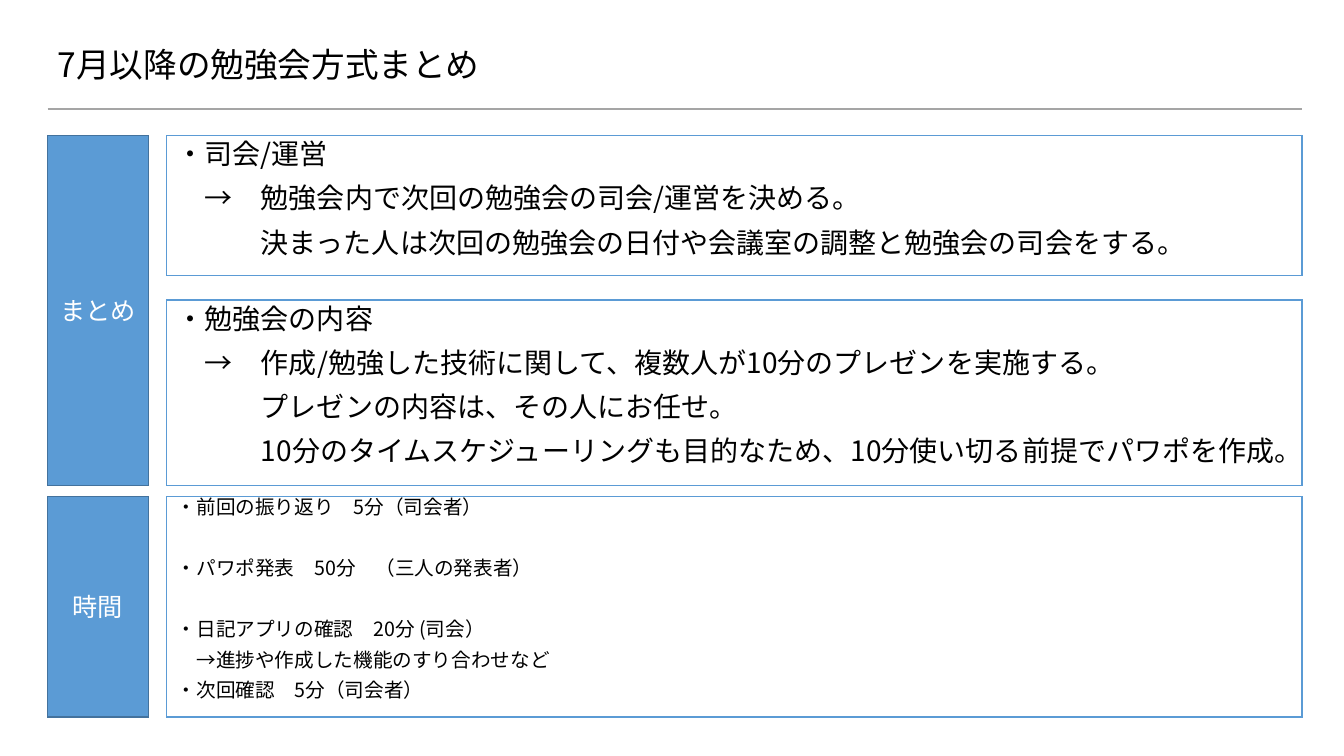
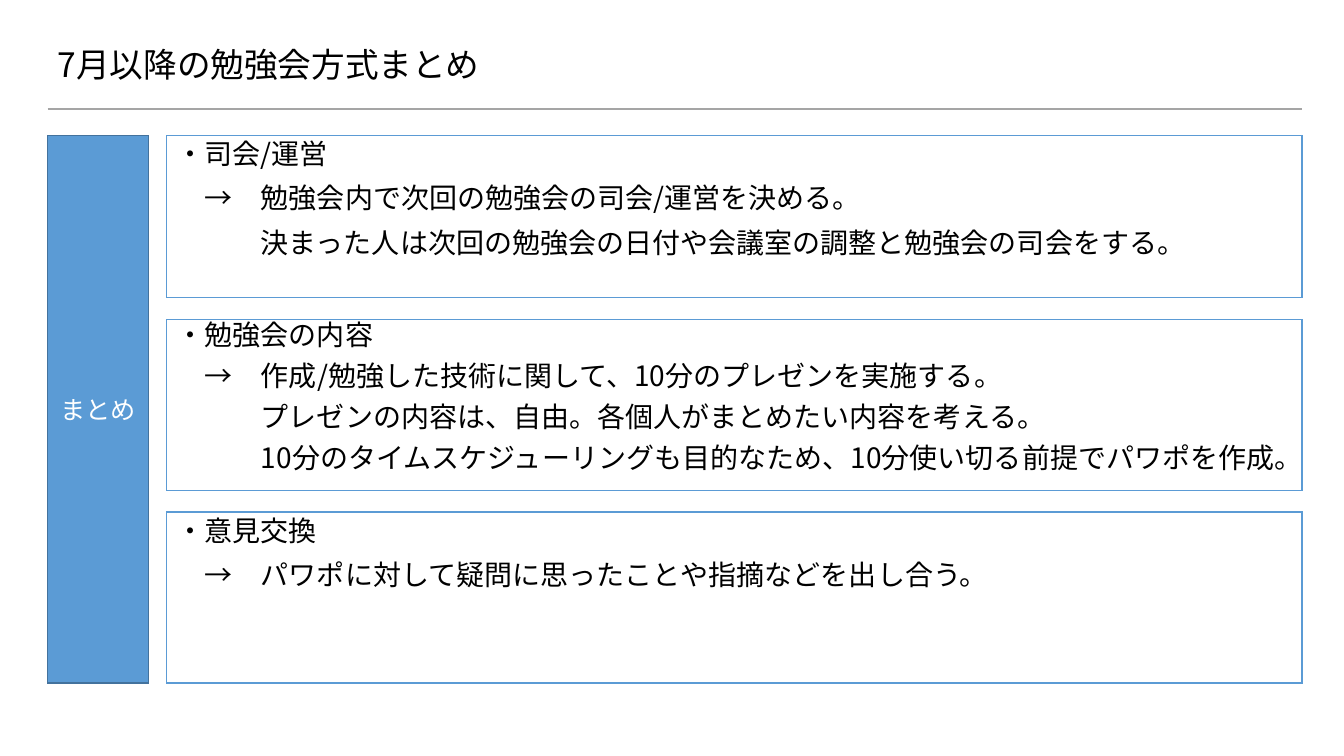
Before and after one commit to konnpeitoon/diary, a slide deck: slide 4 of doc/01_勉強会/01_勉強会資料/20180615_勉強会/02.資料/04.勉強会の時間の使い方.pptx. Drawn at 1344x756 pixels with LibreOffice and Linux fonts; fonts in the diff are those of the drawing; background and template pictures are left out. Boxes give left, top, right and bottom in pixels: in the first picture for what was removed or moved away, otherwise in the second. Text is boxed around its words. In the diff, an @@ line names an element or a change of style, - is before the commit and + after.

Commit message:
内容を更新

```diff
--- a/doc/01_勉強会/01_勉強会資料/20180615_勉強会/02.資料/04.勉強会の時間の使い方.pptx
+++ b/doc/01_勉強会/01_勉強会資料/20180615_勉強会/02.資料/04.勉強会の時間の使い方.pptx
@@ rectangle "まとめ": place and size @@
-rectangle "まとめ" at (47,135,148,485)
+rectangle "まとめ" at (47,135,148,683)
@@ rectangle "・司会/運営": place and size @@
-rectangle "・司会/運営" at (166,135,1302,275)
+rectangle "・司会/運営" at (166,135,1302,297)
@@ rectangle "・勉強会の内容": place and size @@
-rectangle "・勉強会の内容" at (166,300,1302,486)
+rectangle "・勉強会の内容" at (166,320,1302,491)
@@ text in rectangle at (177,319,1303,476): line spacing 0.9 to 0.8 @@
@@ text in rectangle at (261,362,1045,430): text changed @@
-→ 作成/勉強した技術に関して、複数人が10分のプレゼンを実施する。
-プレゼンの内容は、その人にお任せ。
+→ 作成/勉強した技術に関して、10分のプレゼンを実施する。
+プレゼンの内容は、自由。各個人がまとめたい内容を考える。
@@ rectangle removed at (47,497,148,718) @@
-時間
@@ rectangle removed at (166,497,1302,718) @@
-・前回の振り返り 5分（司会者）
-・パワポ発表 50分 （三人の発表者）
-・日記アプリの確認 20分 (司会）
-→進捗や作成した機能のすり合わせなど
-・次回確認 5分（司会者）
@@ rectangle added at (166,512,1302,684), fill #FFFFFF, outline #5B9BD5 1 pt, 20 pt, text #000000 @@
+・意見交換
+→ パワポに対して疑問に思ったことや指摘などを出し合う。
```
Also in this commit, not shown: 2 other slides changed, 1 slide added.
